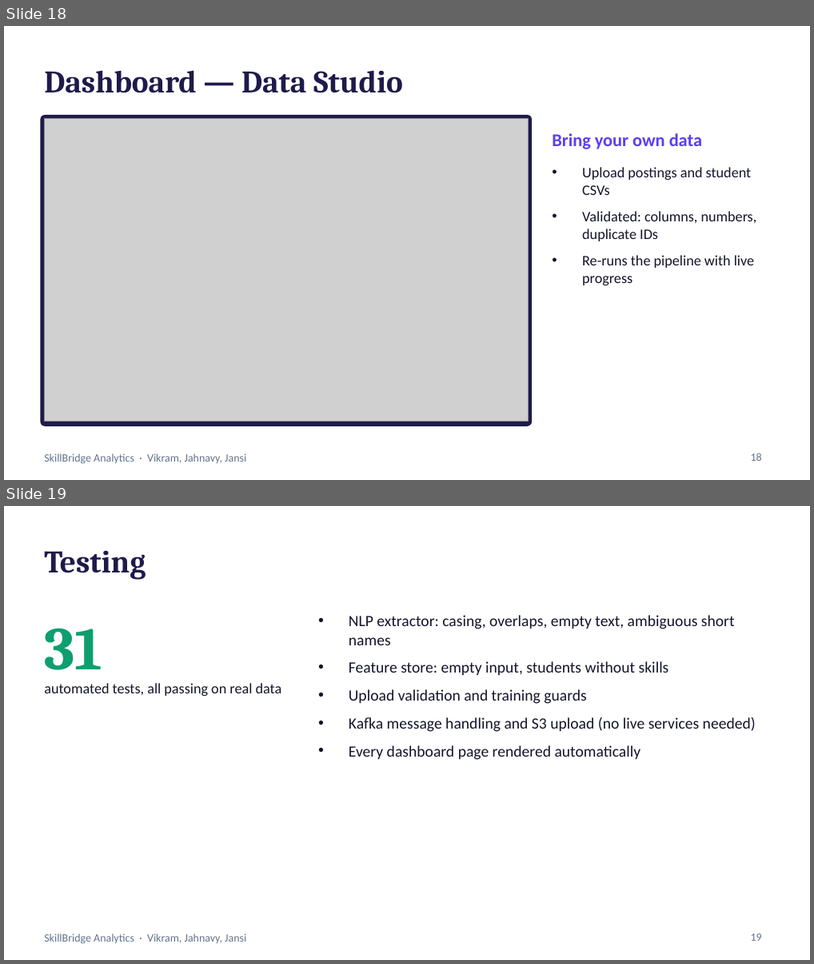
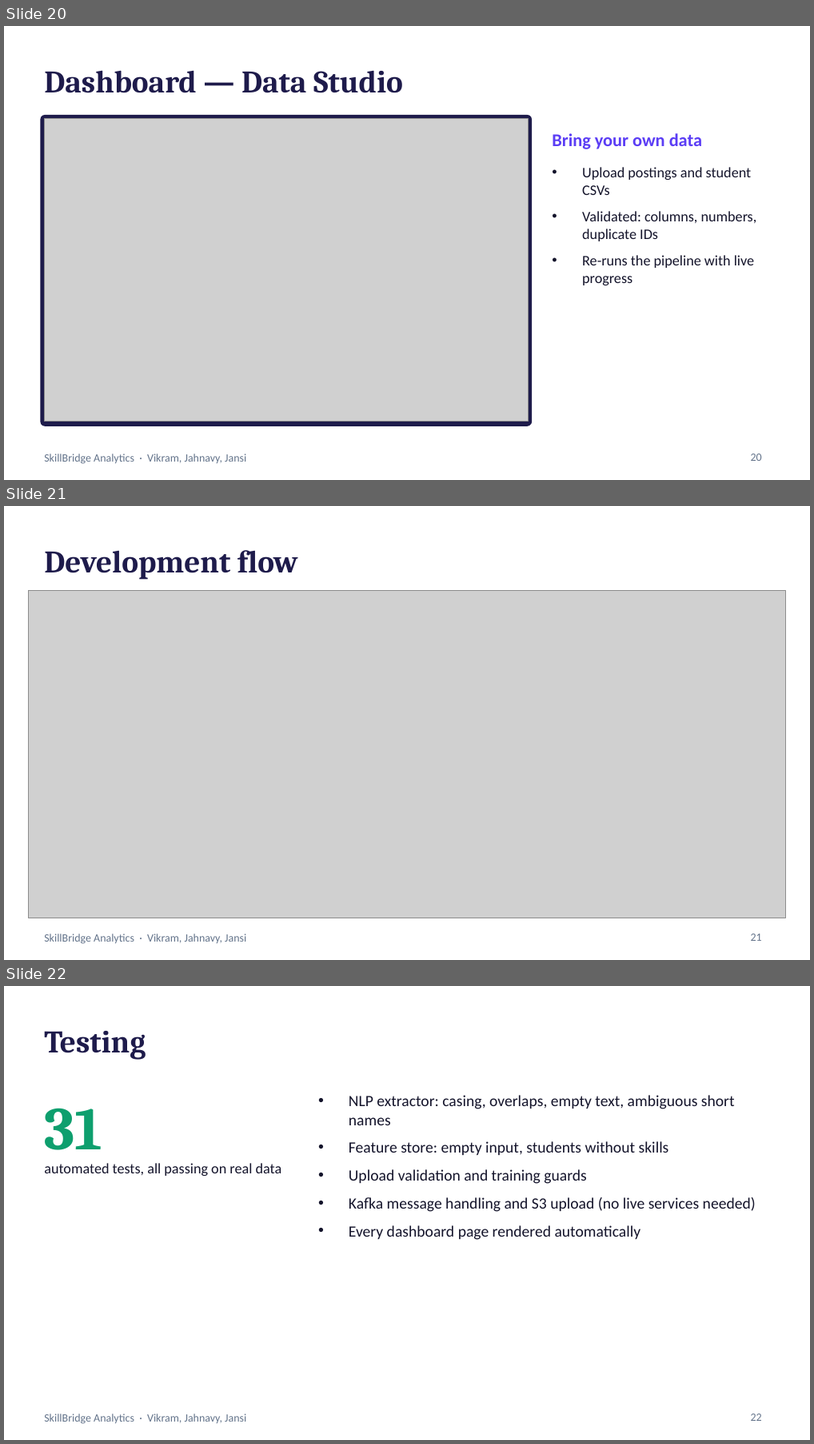
Before and after one commit to Vikram5002/Equilearn, a slide deck: rsp/ppt/SkillBridge_Evaluation.pptx. Shown one above the other, each under a label of ours: slides 18 and 19 before the commit, slides 20, 21 and 22 after it. The pictures are 814x964 and 814x1444 pixels, drawn with LibreOffice and Linux fonts; fonts in the diff are those of the drawing; grey boxes stand for pictures. Boxes give left, top, right and bottom in pixels: in the first picture for what was removed or moved away, otherwise in the second. Text is boxed around its words. In the diff, an @@ line names an element or a change of style, - is before the commit and + after.

Commit message:
Add project, tech stack, scenario and development flow diagrams to evaluation deck

```diff
--- a/rsp/ppt/SkillBridge_Evaluation.pptx
+++ b/rsp/ppt/SkillBridge_Evaluation.pptx
@@ slide 21 added at <box>4,506,810,960</box>, background #FFFFFF; not listed: 1 template element that a slide beside it also shows @@
@@ title added at <box>44,550,298,580</box>, 28 pt, text #1E1B4B, bold @@
+Development flow
@@ picture added at <box>28,591,786,917</box> @@
@@ page number added at <box>751,933,762,940</box>, 10 pt, text #64748B @@
+21
@@ what was slide 18 is now slide 20 @@
@@ page number at <box>751,453,762,460</box>: text changed @@
-18
+20
@@ what was slide 19 is now slide 22 @@
@@ page number at <box>751,1413,762,1420</box>: text changed @@
-19
+22
```
Also in this commit, not shown: 3 slides changed, 3 other slides added, 1 slide removed, 6 other files.
